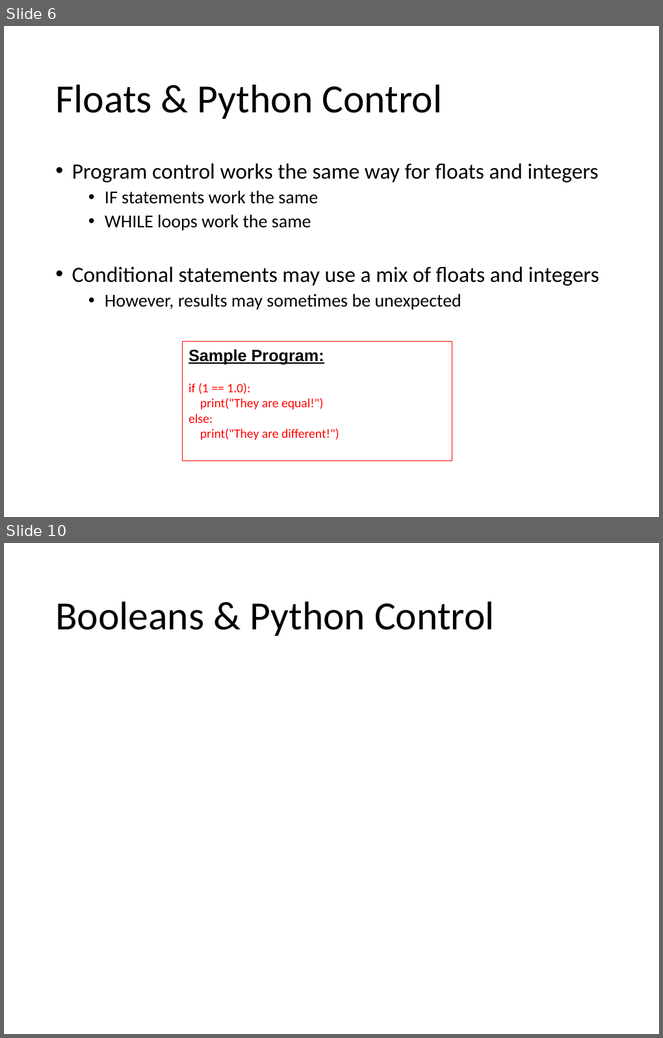
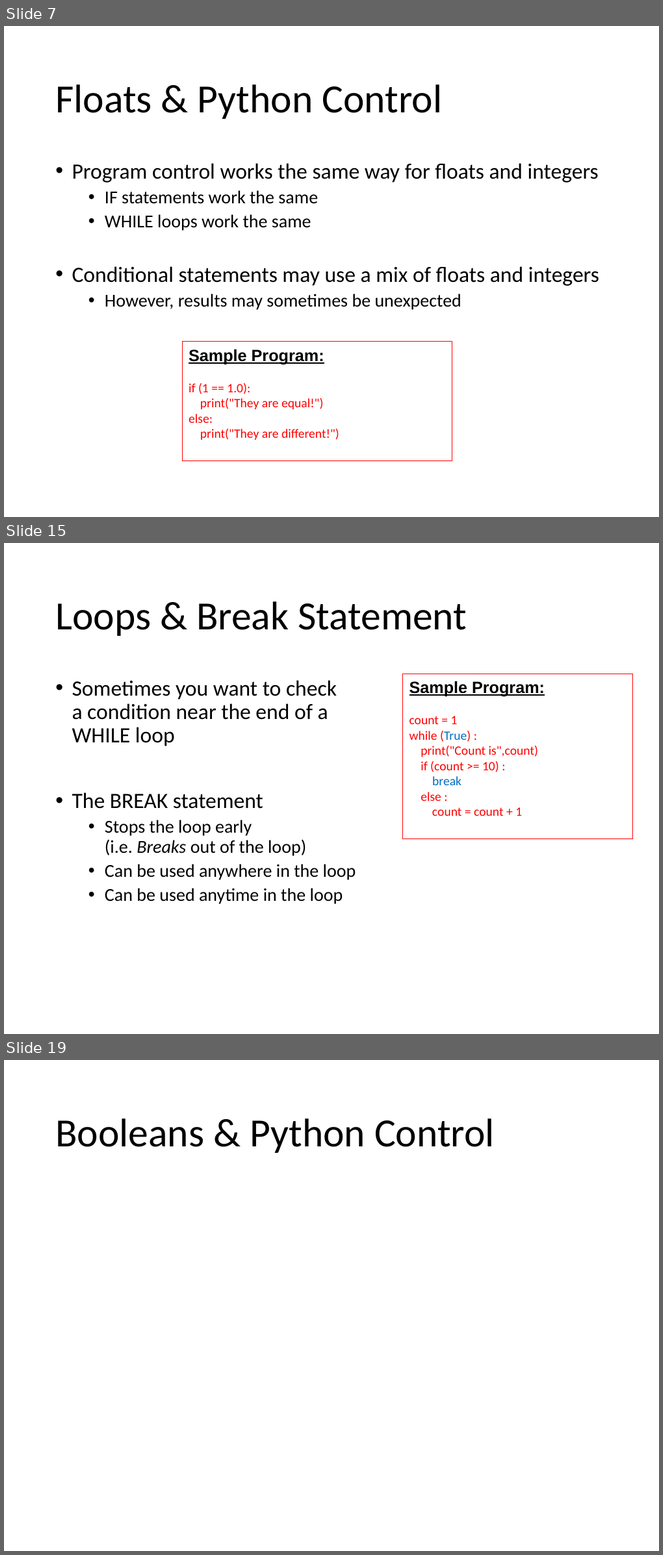
Before and after one commit to Greg5519/ICS3C0, a slide deck: Topic B Programming Skills/B.4 Lesson - Python More Variables.pptx. Shown one above the other, each under a label of ours: slides 6 and 10 before the commit, slides 7, 15 and 19 after it; the slides between them are not shown. The pictures are 663x1038 and 663x1555 pixels, drawn with LibreOffice and Linux fonts; fonts in the diff are those of the drawing. Boxes give left, top, right and bottom in pixels: in the first picture for what was removed or moved away, otherwise in the second. Text is boxed around its words. In the diff, an @@ line names an element or a change of style, - is before the commit and + after.

```diff
--- a/Topic B Programming Skills/B.4 Lesson - Python More Variables.pptx
+++ b/Topic B Programming Skills/B.4 Lesson - Python More Variables.pptx
@@ slide 15 added at (4, 543, 659, 1034), background #FFFFFF @@
@@ title added at (55, 601, 467, 636), 44 pt, text #000000 @@
+Loops & Break Statement
@@ rectangle added at (403, 674, 633, 839), outline #FF0000 0.75 pt, 14 pt, text #FF0000 @@
+Sample Program:
+count = 1
+while (True) :
+print("Count is",count)
+if (count >= 10) :
+break
+else :
+count = count + 1
@@ text added at (72, 680, 356, 904), 20 pt, text #000000 @@
+• Sometimes you want to check
+  a condition near the end of a
+  WHILE loop
+• The BREAK statement
+  • Stops the loop early
+    (i.e. Breaks out of the loop)
+  • Can be used anywhere in the loop
+  • Can be used anytime in the loop
@@ what was slide 6 is now slide 7 @@
@@ what was slide 10 is now slide 19 @@
```
Also in this commit, not shown: 2 slides changed, 8 other slides added, 1 slide removed, 3 other files.
